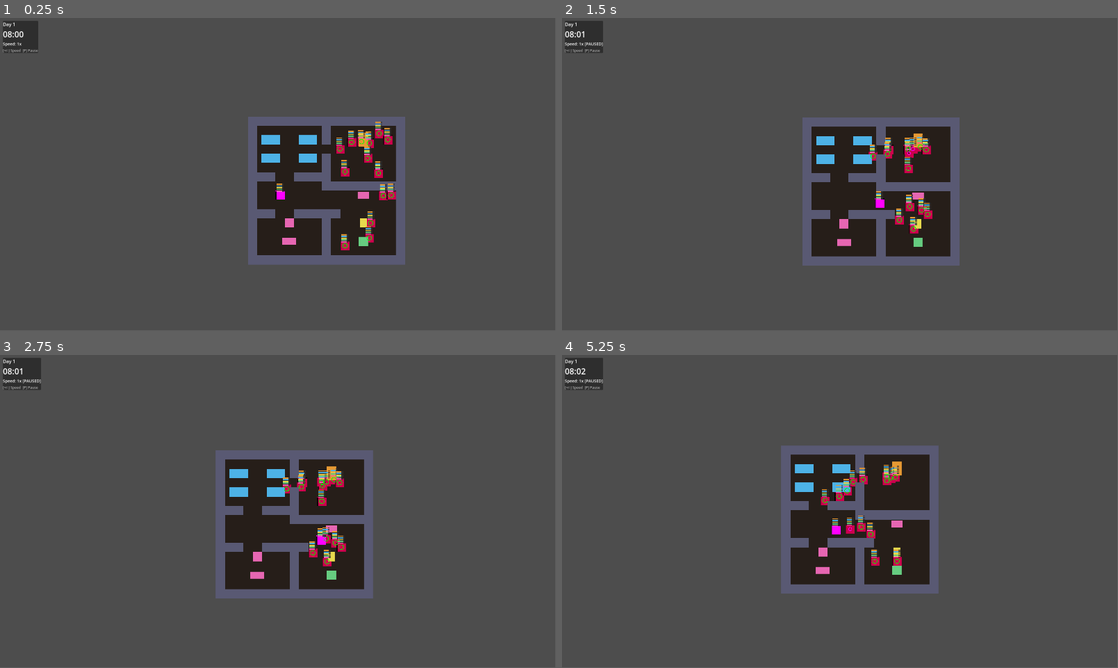
Above: before the commit, frames 1-4 (two rows, left to right).
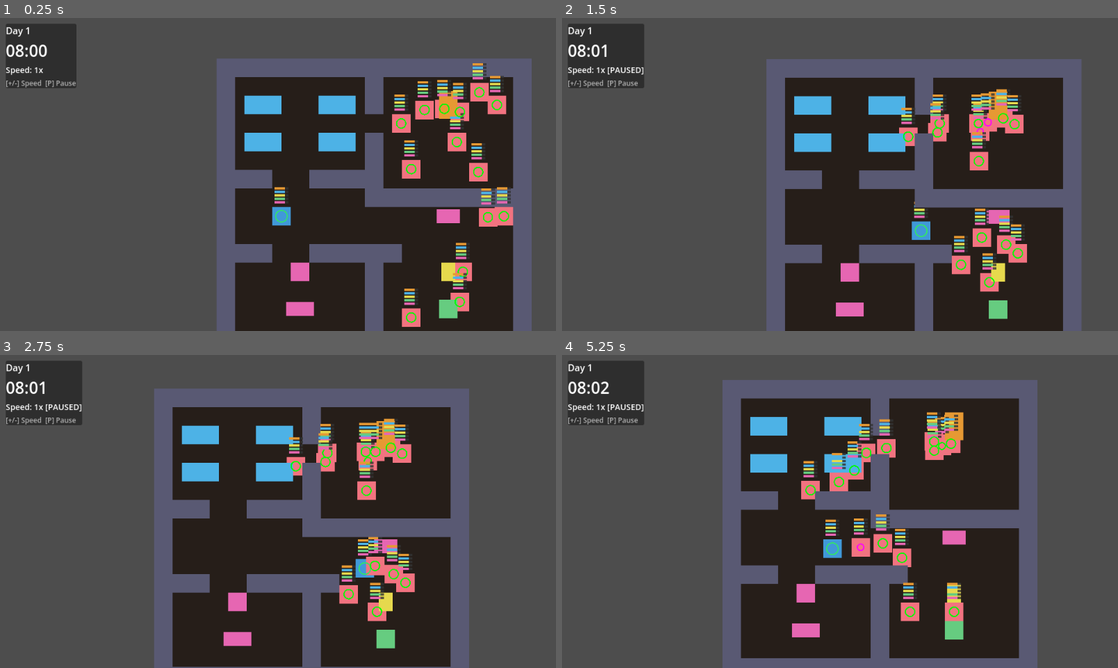
Above: after the commit, the same moments.

Repository: NikkiKoole/simgodot
Game: Godot game, scene res://scenes/main.tscn
Same seed, same stepped clock (60 frames per second), same inputs: the game is played once before the commit and once after it.
Inputs:
- Up to frame 1 (0.25 s): no input
- Up to frame 2 (1.5 s): tap Enter at 0.5 s; hold D (move_right) 0.53-1.28 s; tap E (interact) at 0.6 s; hold S (move_down) from 1.28 s (still down); tap P at 1.35 s
- Up to frame 3 (2.75 s): release S (move_down) at 2.03 s; hold D (move_right) from 2.03 s (still down); tap E (interact) at 2.1 s
- Up to frame 4 (5.25 s): release D (move_right) at 2.78 s; hold W (move_up) 2.78-3.53 s; tap P at 2.85, 4.35 s; hold A (move_left) 3.53-5.03 s; tap E (interact) at 3.6, 5.1 s; hold S (move_down) from 5.03 s (still down)
In our replay, the window is 799x449 before the commit and 800x450 after it. These sizes can differ from the game's own. Grey fills any space a smaller window leaves; there, only what the larger window draws over its background counts as a difference.

The runs differ from the first frame. In frame 1, 44% of the frame differs, in the area x 0-96%, y 0-100%; in frame 2, 45%; in frame 3, 47%; in frame 4, 49%, in the area x 0-86%, y 0-100%.

Commit message:
Scale game 2x and fix rendering artifacts
- Halved viewport resolution (960x540) with viewport stretch mode for 2x scaling
- Replaced PlaceholderTexture2D with ColorRect for player/NPC bodies to fix black line artifacts
- Added collision circle debug drawing for player
- Improved player/NPC colors (sky blue and coral pink)
- Fixed z-index layering (floor -10, bodies -1, circles 0)
- Moved motive bars higher to avoid overlap
- Snapped camera to whole pixels

Diff:
--- a/project.godot
+++ b/project.godot
@@ -17,8 +17,9 @@
 
 [display]
 
-window/size/viewport_width=1920
-window/size/viewport_height=1080
+window/size/viewport_width=960
+window/size/viewport_height=540
+window/stretch/mode="viewport"
 
 [input]
 
--- a/scenes/npc.tscn
+++ b/scenes/npc.tscn
@@ -1,12 +1,9 @@
-[gd_scene load_steps=4 format=3 uid="uid://npc001"]
+[gd_scene load_steps=3 format=3 uid="uid://npc001"]
 
 [ext_resource type="Script" path="res://scripts/npc.gd" id="1_npc"]
 
 [sub_resource type="CircleShape2D" id="CircleShape2D_collision"]
 radius = 8.0
-
-[sub_resource type="PlaceholderTexture2D" id="PlaceholderTexture2D_sprite"]
-size = Vector2(32, 32)
 
 [node name="NPC" type="CharacterBody2D"]
 collision_layer = 2
@@ -16,7 +13,10 @@
 [node name="CollisionShape2D" type="CollisionShape2D" parent="."]
 shape = SubResource("CircleShape2D_collision")
 
-[node name="Sprite2D" type="Sprite2D" parent="."]
+[node name="Body" type="ColorRect" parent="."]
 z_index = -1
-modulate = Color(0.8, 0.4, 0.3, 1)
-texture = SubResource("PlaceholderTexture2D_sprite")
+offset_left = -16.0
+offset_top = -16.0
+offset_right = 16.0
+offset_bottom = 16.0
+color = Color(0.95, 0.45, 0.5, 1)
--- a/scenes/player.tscn
+++ b/scenes/player.tscn
@@ -1,12 +1,9 @@
-[gd_scene load_steps=4 format=3 uid="uid://player001"]
+[gd_scene load_steps=3 format=3 uid="uid://player001"]
 
 [ext_resource type="Script" path="res://scripts/player.gd" id="1_player"]
 
 [sub_resource type="CircleShape2D" id="CircleShape2D_collision"]
 radius = 10.0
-
-[sub_resource type="PlaceholderTexture2D" id="PlaceholderTexture2D_sprite"]
-size = Vector2(32, 32)
 
 [node name="Player" type="CharacterBody2D"]
 collision_layer = 4
@@ -16,5 +13,10 @@
 [node name="CollisionShape2D" type="CollisionShape2D" parent="."]
 shape = SubResource("CircleShape2D_collision")
 
-[node name="Sprite2D" type="Sprite2D" parent="."]
-texture = SubResource("PlaceholderTexture2D_sprite")
+[node name="Body" type="ColorRect" parent="."]
+z_index = -1
+offset_left = -16.0
+offset_top = -16.0
+offset_right = 16.0
+offset_bottom = 16.0
+color = Color(0.25, 0.6, 0.85, 1)
--- a/scripts/camera.gd
+++ b/scripts/camera.gd
@@ -24,5 +24,6 @@
 	if abs(offset.y) > dead_zone.y:
 		target_position.y = player_pos.y - sign(offset.y) * dead_zone.y
 
-	# Smoothly lerp camera to target position
-	global_position = global_position.lerp(target_position, lerp_speed * delta)
+	# Smoothly lerp camera to target position, then snap to whole pixels
+	var smooth_pos = global_position.lerp(target_position, lerp_speed * delta)
+	global_position = smooth_pos.round()
--- a/scripts/level.gd
+++ b/scripts/level.gd
@@ -81,7 +81,7 @@
 	floor_rect.color = FLOOR_COLOR
 	floor_rect.position = Vector2.ZERO
 	floor_rect.size = Vector2(map_width * TILE_SIZE, map_height * TILE_SIZE)
-	floor_rect.z_index = -1
+	floor_rect.z_index = -10
 	add_child(floor_rect)
 
 	# Parse the map
--- a/scripts/motive_bars.gd
+++ b/scripts/motive_bars.gd
@@ -6,7 +6,7 @@
 const BAR_WIDTH := 24
 const BAR_HEIGHT := 4
 const BAR_SPACING := 2
-const BAR_OFFSET := Vector2(-12, -40)  # Offset from entity center
+const BAR_OFFSET := Vector2(-12, -50)  # Offset from entity center
 
 # Colors for each motive type
 const MOTIVE_COLORS := {
--- a/scripts/player.gd
+++ b/scripts/player.gd
@@ -17,6 +17,8 @@
 var is_using_object: bool = false
 var object_use_timer: float = 0.0
 
+const COLLISION_RADIUS: float = 10.0
+
 func _ready() -> void:
 	# Initialize motive system
 	motives = Motive.new("Player")
@@ -28,7 +30,17 @@
 	motive_bars.set_motives(motives)
 	add_child(motive_bars)
 
+	# Enable drawing
+	set_notify_transform(true)
+	queue_redraw()
+
+func _draw() -> void:
+	# Draw collision circle outline
+	draw_arc(Vector2.ZERO, COLLISION_RADIUS, 0, TAU, 32, Color(0.2, 0.9, 0.4), 2.0)
+
 func _physics_process(delta: float) -> void:
+	queue_redraw()
+
 	# Update motives using game time
 	var game_delta := delta
 	if game_clock != null:
